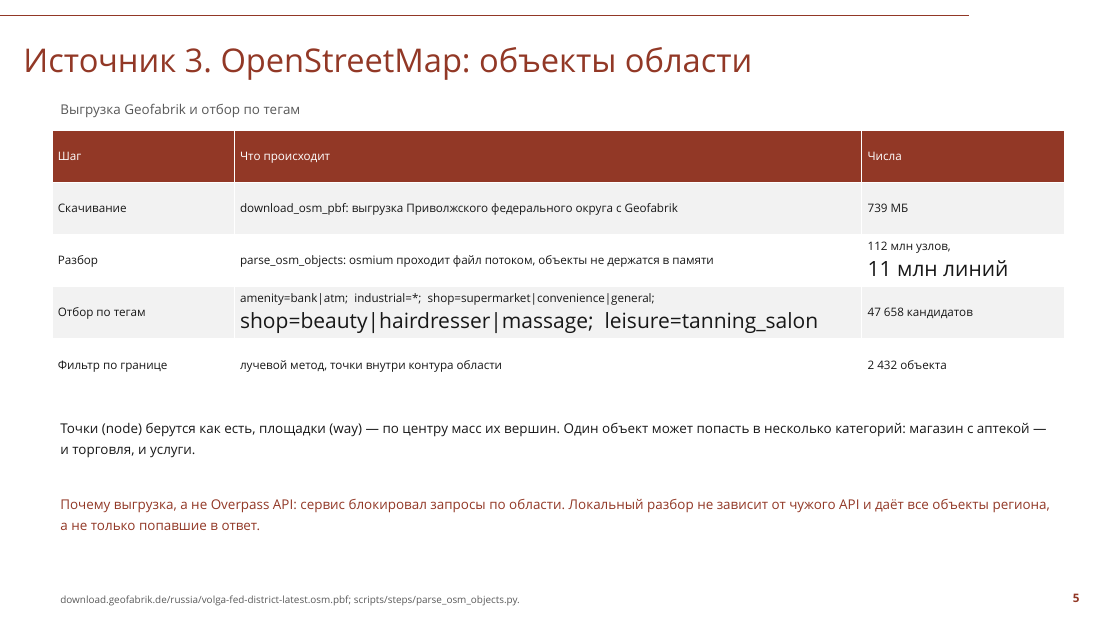
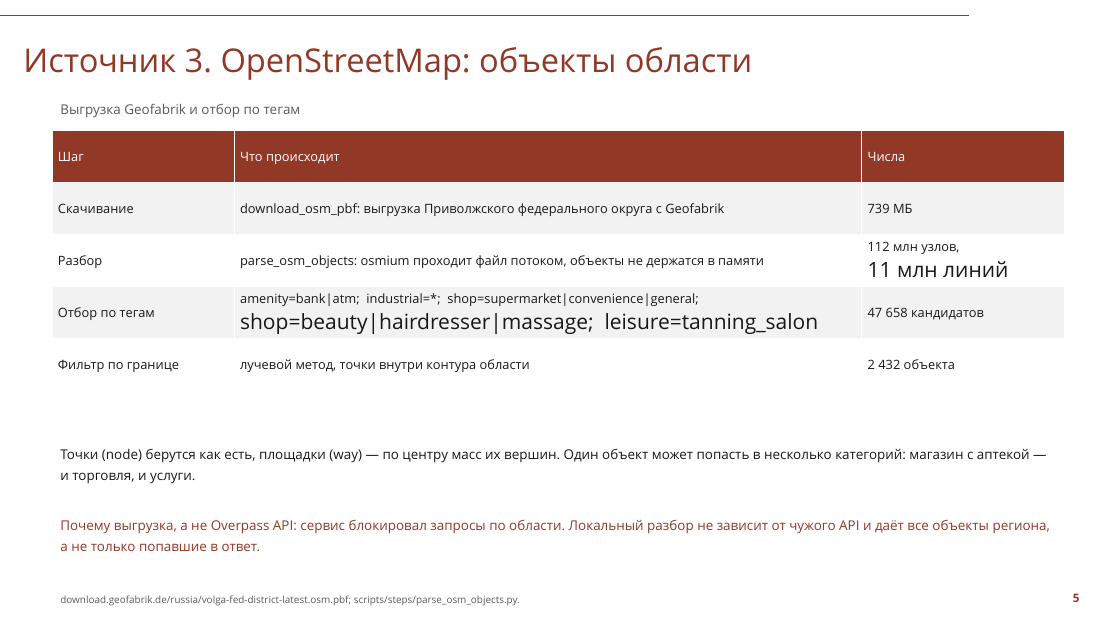
Before and after one commit to Seabas1/Analysis-of-regions, a slide deck: slide 5 of Саратовская_область_презентация_СПбГУ.pptx. Drawn at 1120x630 pixels with LibreOffice and Linux fonts; fonts in the diff are those of the drawing; background and template pictures are left out. Boxes give left, top, right and bottom in pixels: in the first picture for what was removed or moved away, otherwise in the second. Text is boxed around its words. In the diff, an @@ line names an element or a change of style, - is before the commit and + after.

```diff
--- a/Саратовская_область_презентация_СПбГУ.pptx
+++ b/Саратовская_область_презентация_СПбГУ.pptx
@@ table at (52,130,1065,391) @@
@@ size 10 to 11 pt in "Шаг", "Что происходит", "Числа", "Скачивание" and 11 more places @@
@@ text "Точки (node) берутся как есть, ...": place and size @@
-text "Точки (node) берутся как есть, ..." at (60,423,1030,458)
+text "Точки (node) берутся как есть, ..." at (60,449,1030,484)
@@ text "Почему выгрузка, а не Overpass ...": place and size @@
-text "Почему выгрузка, а не Overpass ..." at (60,499,1050,530)
+text "Почему выгрузка, а не Overpass ..." at (60,520,1050,551)
```
Also in this commit, not shown: 14 other slides changed, 2 other files.
